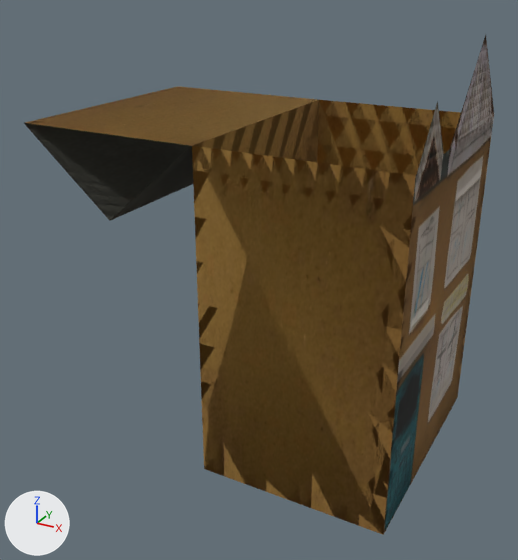
Two versions of the glTF model assets/dls.gltf, one commit apart.
The view is the same before and after, from a 50 mm camera at (9.4, -24.3, 11.9) aimed at (-3.6, -0.7, 0.1). The axes (+X, +Y, +Z) are drawn at lower left. The lights are the same throughout. Where no turn or scale is listed for an object, it has been applied to the vertices. Vertices at the same position are counted once.
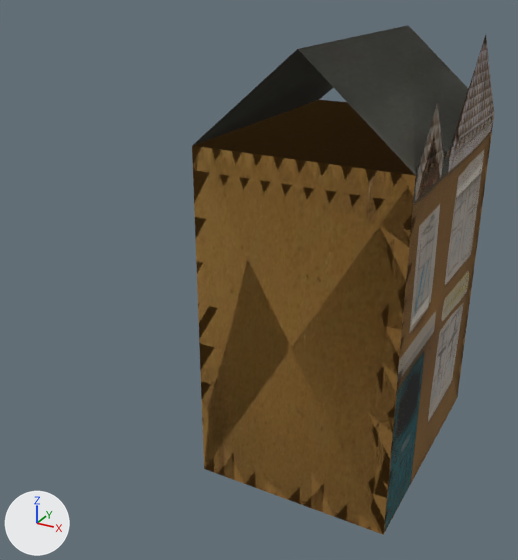
Location of each change, (x1, y1, x2, y2) in pixels of the pictures (518 x 560 px):
'Cube.002', turned
    before: (24, 86, 318, 221)
    after: (192, 25, 468, 175)
'Cube.001', turned
    before: (27, 86, 314, 150)
    after: (236, 31, 411, 160)
part 1 of me_cube_003, surface changed
    before: (383, 35, 494, 535)
    after: (384, 116, 494, 531)

What changed in the scene script:
```text
Change me_cube_003:
    where me_cube_003.from_pydata(...)  # 14 vertices, 12 faces; spans x -3.7..3.8, y -5.0..5.1, z -6.5..9.8
    used by ob_cube_003; location = (0.0, 0.0, 0.0)
    me_cube_003 part 1: texture (UV) coordinates of 4 of 12 faces, centred in x 3.7, y -3.5..1.8, z -2.2..7.6, changed; they spanned u 0.39..0.62, v 0.66..1.0 and now span u 0.41..0.59, v 0.28..0.62
Change ob_cube_001:
    ob_cube_001.rotation_euler: (0.0, -3.139, 0.0) -> (0.0, 0.0, 0.0)  # degrees (0, -180, 0) -> degrees (0, 0, 0)
```
